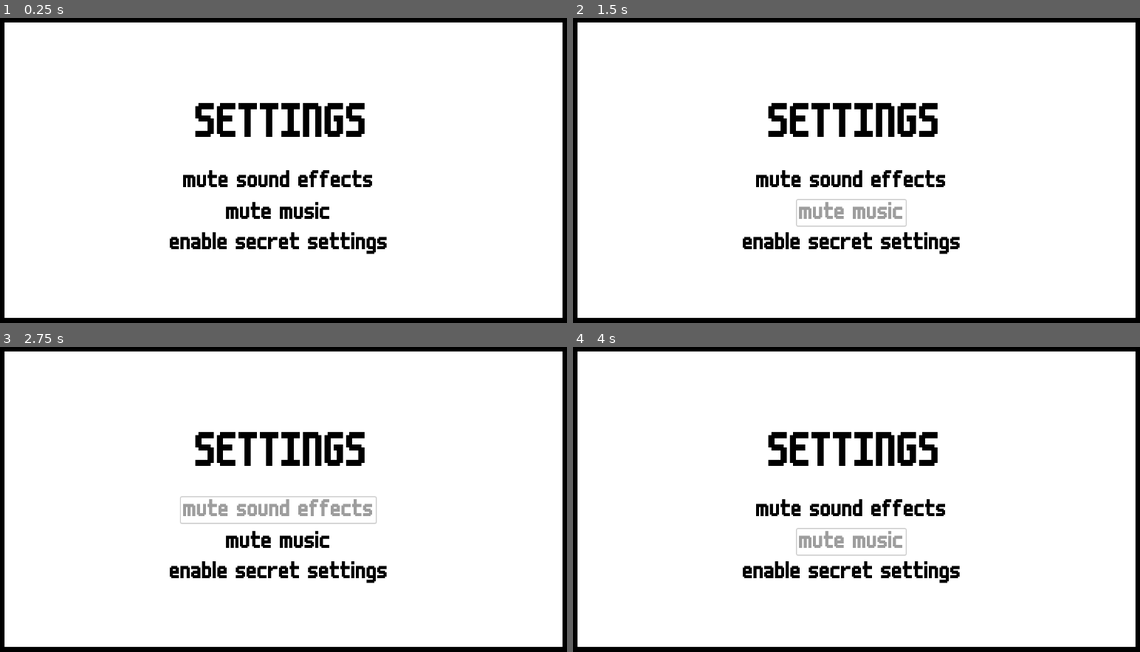
Above: before the commit, frames 1-4 (two rows, left to right).
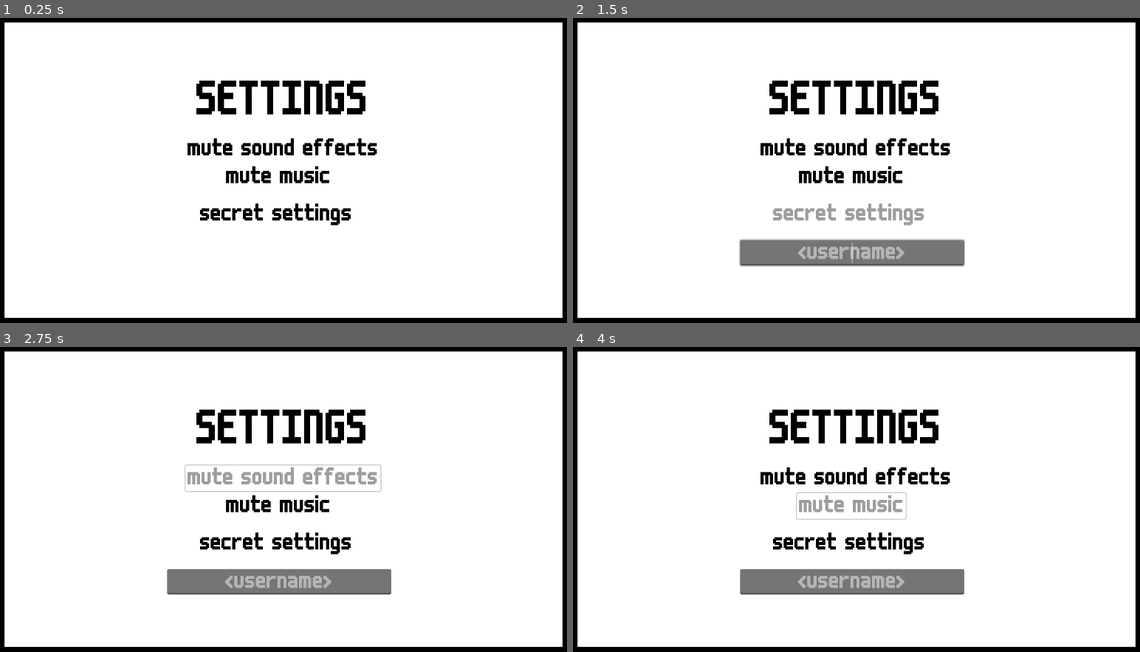
Above: after the commit, the same moments.

Repository: conor-wilson/secret-sapphire
Game: Godot game, scene res://scenes/settings_menu.tscn
Same seed, same stepped clock (60 frames per second), same inputs: the game is played once before the commit and once after it. This scene is started directly instead of the project's main scene.
Inputs (mouse positions are in pixels of both pictures, inside the frame that each line leads up to):
- Up to frame 1 (0.25 s): no input
- Up to frame 2 (1.5 s): click (850, 243) at 0.5 s, where only the run before the commit has a clickable "enable secret settings"; click (850, 213) at 1.25 s, where only the run after the commit has a clickable "secret settings"
- Up to frame 3 (2.75 s): click "mute sound effects" at 2 s
- Up to frame 4 (4 s): click "mute music" at 2.75 s; move the mouse to (986, 484) at 3.52 s; click (986, 484) at 3.6 s

The runs differ from the first frame. In frame 1, 7.0% of the frame differs, in the area x 29-69%, y 20-78%; in frame 2, 9.9%; in frame 3, 10%; in frame 4, 10%, in the area x 29-70%, y 20-82%.

Commit message:
Added username text box and its basic functionality

Diff:
--- /dev/null
+++ b/start-game/scenes/settings_menu.gd
@@ -0,0 +1,20 @@
+extends Node2D
+
+
+# Called when the node enters the scene tree for the first time.
+func _ready() -> void:
+	$UsernameBox.hide()
+
+
+# Called every frame. 'delta' is the elapsed time since the previous frame.
+func _process(delta: float) -> void:
+	pass
+
+
+func _on_secret_settings_button_pressed() -> void:
+	$UsernameBox.show()
+	$UsernameBox.grab_focus()
+
+func _on_username_box_text_submitted(new_text: String) -> void:
+	print("Username Entered: ", new_text)
+	$UsernameBox.clear()
--- a/start-game/scenes/settings_menu.tscn
+++ b/start-game/scenes/settings_menu.tscn
@@ -1,8 +1,8 @@
 [gd_scene load_steps=5 format=4 uid="uid://cfjp23jay1xyw"]
 
+[ext_resource type="Script" path="res://scenes/settings_menu.gd" id="1_g011e"]
 [ext_resource type="TileSet" uid="uid://b35s45rp0yrck" path="res://scenes/menu_tile_set.tres" id="1_g236m"]
 [ext_resource type="FontFile" uid="uid://r25ouvt7asjo" path="res://assets/fonts/m6x11.ttf" id="2_ityvj"]
-[ext_resource type="Texture2D" uid="uid://da1aop1iloq0v" path="res://assets/art/StartButton.png" id="3_ojf4d"]
 
 [sub_resource type="LabelSettings" id="LabelSettings_3h1cu"]
 font = ExtResource("2_ityvj")
@@ -10,6 +10,7 @@
 font_color = Color(0, 0, 0, 1)
 
 [node name="SettingsMenu" type="Node2D"]
+script = ExtResource("1_g011e")
 
 [node name="Background" type="TileMapLayer" parent="."]
 tile_map_data = PackedByteArray("AAAAAAAAAAAAAAMAAAABAAAAAAAAAAMAAAACAAAAAAAAAAMAAAADAAAAAAAAAAMAAAAEAAAAAAAAAAMAAAAFAA …(12016 unchanged characters)…
@@ -19,20 +20,20 @@
 tile_map_data = PackedByteArray("AAAAAAAAAAAAAAAAAAAjAAAAAAAAAAAAAAAiAAAAAAAAAAAAAAAhAAAAAAAAAAAAAAAgAAAAAAAAAAAAAAAfAA …(4112 unchanged characters)…
 tile_set = ExtResource("1_g236m")
 
-[node name="Label" type="Label" parent="."]
-offset_left = 404.0
-offset_top = 189.0
-offset_right = 740.0
-offset_bottom = 273.0
+[node name="SettingsLabel" type="Label" parent="."]
+offset_left = 406.0
+offset_top = 145.0
+offset_right = 742.0
+offset_bottom = 229.0
 text = "SETTINGS"
 label_settings = SubResource("LabelSettings_3h1cu")
 horizontal_alignment = 1
 
 [node name="MuteSFXButton" type="Button" parent="."]
-offset_left = 376.0
-offset_top = 316.0
-offset_right = 756.0
-offset_bottom = 366.0
+offset_left = 385.0
+offset_top = 254.0
+offset_right = 765.0
+offset_bottom = 304.0
 theme_override_colors/font_hover_color = Color(0.615686, 0.615686, 0.615686, 1)
 theme_override_colors/font_focus_color = Color(0.615686, 0.615686, 0.615686, 1)
 theme_override_colors/font_color = Color(0, 0, 0, 1)
@@ -43,9 +44,9 @@
 
 [node name="MuteMusicButton" type="Button" parent="."]
 offset_left = 460.0
-offset_top = 378.0
+offset_top = 308.0
 offset_right = 672.0
-offset_bottom = 428.0
+offset_bottom = 358.0
 theme_override_colors/font_hover_color = Color(0.615686, 0.615686, 0.615686, 1)
 theme_override_colors/font_focus_color = Color(0.615686, 0.615686, 0.615686, 1)
 theme_override_colors/font_color = Color(0, 0, 0, 1)
@@ -54,19 +55,28 @@
 text = "mute music"
 flat = true
 
-[node name="EnableSecretSettingsButton" type="Button" parent="."]
-offset_left = 350.0
-offset_top = 437.0
-offset_right = 784.0
-offset_bottom = 487.0
+[node name="SecretSettingsButton" type="Button" parent="."]
+offset_left = 345.0
+offset_top = 381.0
+offset_right = 779.0
+offset_bottom = 431.0
 theme_override_colors/font_hover_color = Color(0.615686, 0.615686, 0.615686, 1)
 theme_override_colors/font_focus_color = Color(0.615686, 0.615686, 0.615686, 1)
 theme_override_colors/font_color = Color(0, 0, 0, 1)
 theme_override_fonts/font = ExtResource("2_ityvj")
 theme_override_font_sizes/font_size = 48
-text = "enable secret settings"
+text = "secret settings"
 flat = true
 
-[node name="Sprite2D" type="Sprite2D" parent="."]
-position = Vector2(-306, 244)
-texture = ExtResource("3_ojf4d")
+[node name="UsernameBox" type="LineEdit" parent="."]
+offset_left = 349.0
+offset_top = 456.0
+offset_right = 786.0
+offset_bottom = 506.0
+theme_override_fonts/font = ExtResource("2_ityvj")
+theme_override_font_sizes/font_size = 48
+placeholder_text = "<username>"
+alignment = 1
+
+[connection signal="pressed" from="SecretSettingsButton" to="." method="_on_secret_settings_button_pressed"]
+[connection signal="text_submitted" from="UsernameBox" to="." method="_on_username_box_text_submitted"]
